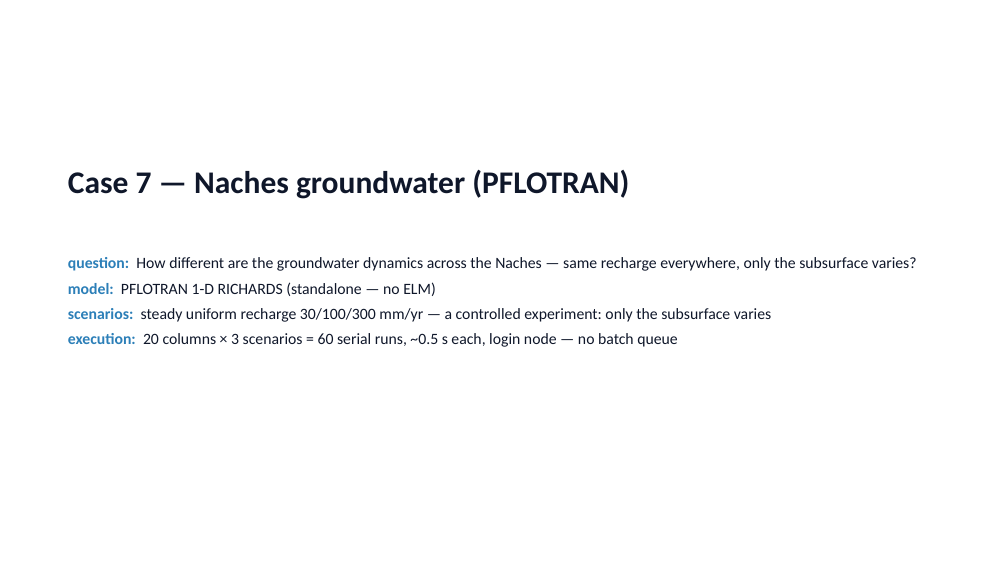
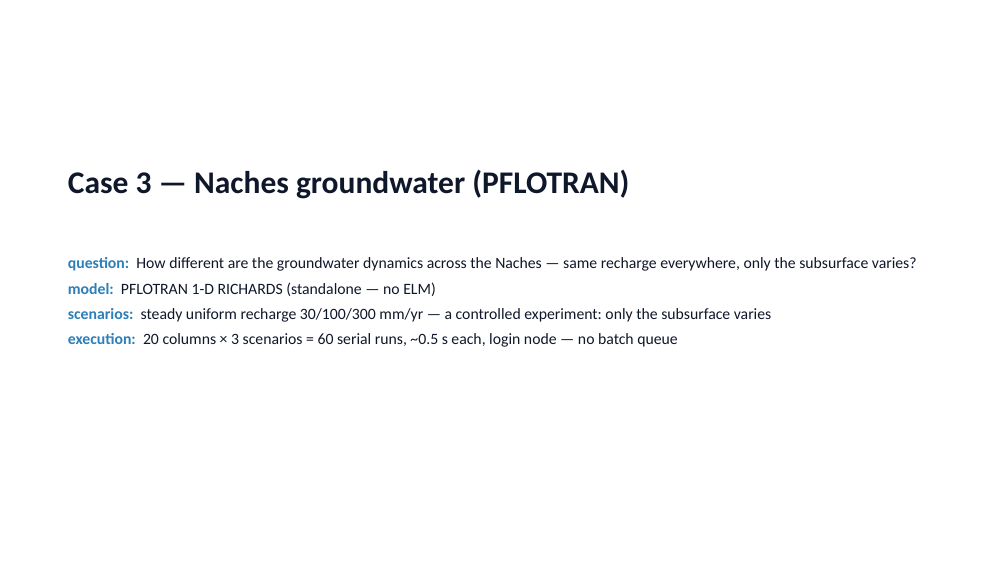
Before and after one commit to hoangtv1899/multi-agent-framework, a slide deck: slide 20 of docs/slides/story_20260706.pptx (slide 41 before the commit). Drawn at 1008x567 pixels with LibreOffice and Linux fonts; fonts in the diff are those of the drawing. Boxes give left, top, right and bottom in pixels: in the first picture for what was removed or moved away, otherwise in the second. Text is boxed around its words. In the diff, an @@ line names an element or a change of style, - is before the commit and + after.

```diff
--- a/docs/slides/story_20260706.pptx
+++ b/docs/slides/story_20260706.pptx
@@ text at <box>68,170,629,199</box>: text changed @@
-Case 7 — Naches groundwater (PFLOTRAN)
+Case 3 — Naches groundwater (PFLOTRAN)
```
Also in this commit, not shown: 12 other slides changed, 25 slides removed, 1 other file.
